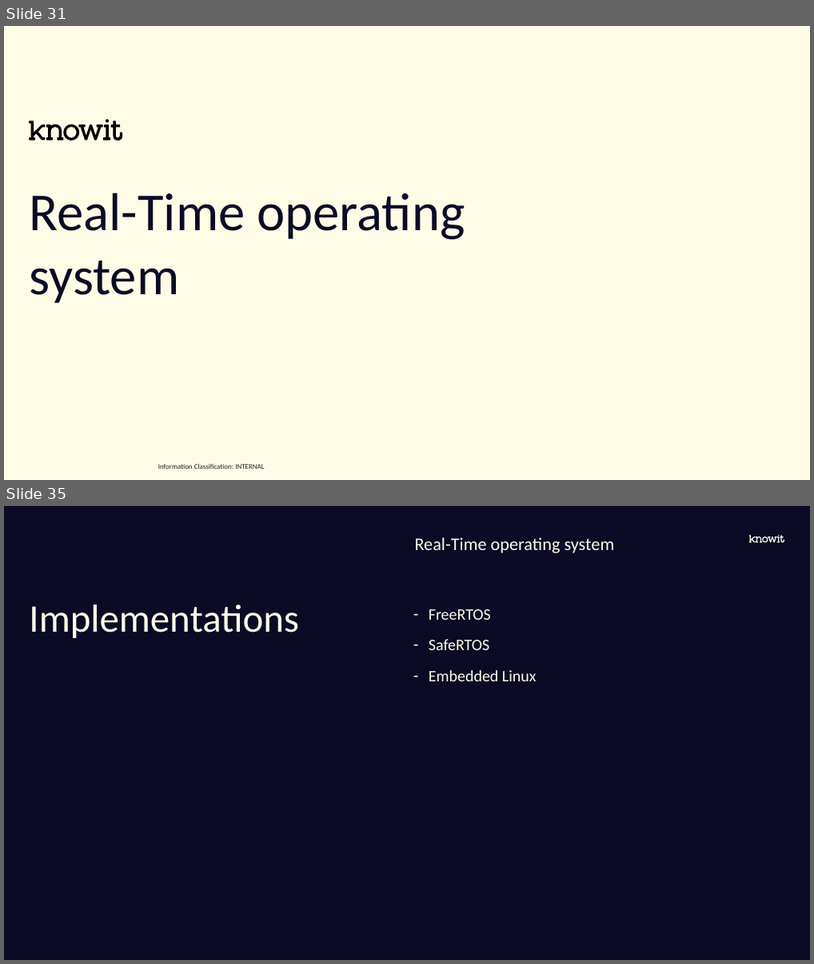
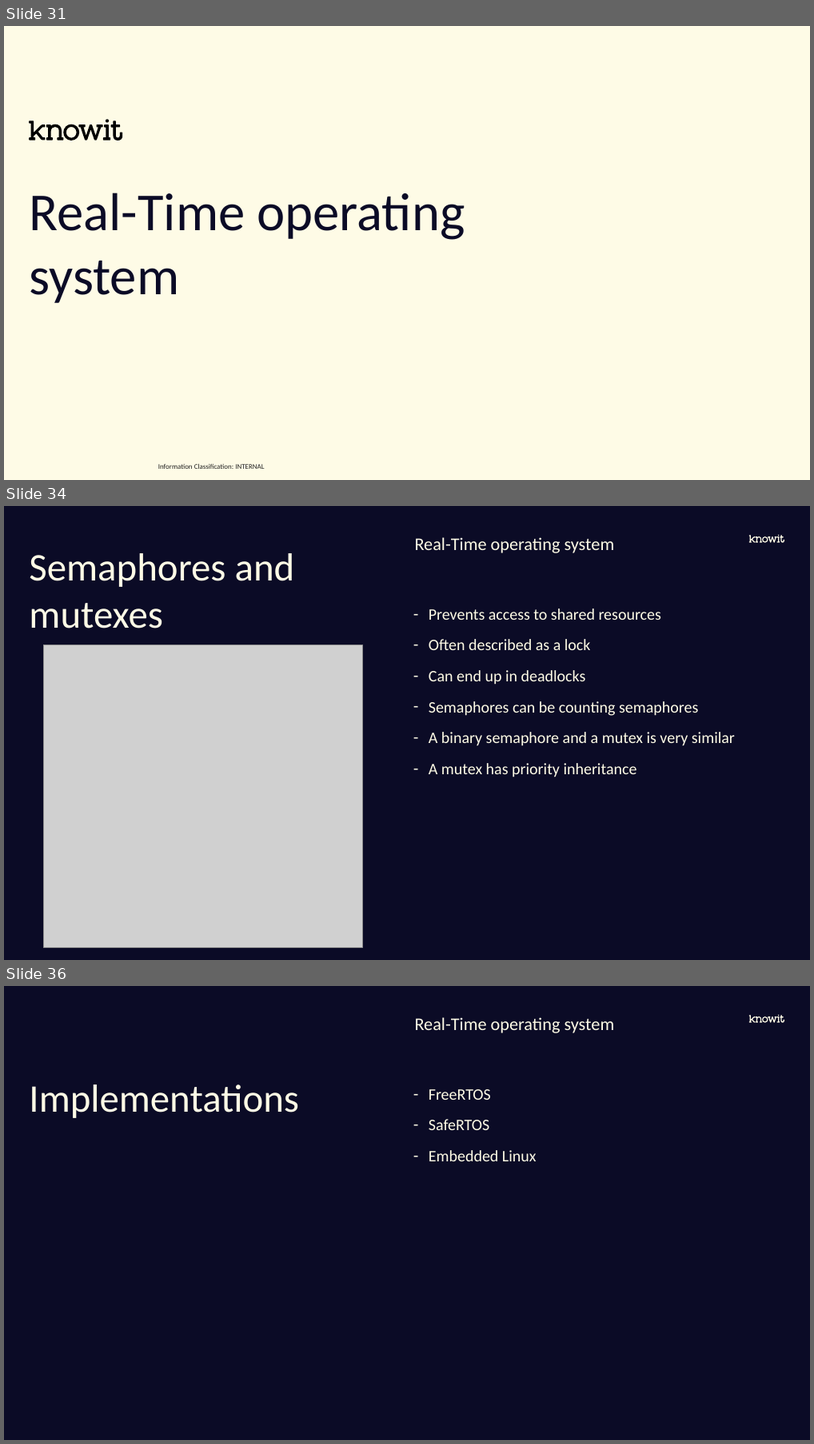
Before and after one commit to joelstr/knowit-embedded-academy, a slide deck: Introduction/Embedded academy - Intro.pptx. Shown one above the other, each under a label of ours: slides 31 and 35 before the commit, slides 31, 34 and 36 after it; the slides between them are not shown. The pictures are 814x964 and 814x1444 pixels, drawn with LibreOffice and Linux fonts; fonts in the diff are those of the drawing; grey boxes stand for pictures; background and template pictures are left out. Boxes give left, top, right and bottom in pixels: in the first picture for what was removed or moved away, otherwise in the second. Text is boxed around its words. In the diff, an @@ line names an element or a change of style, - is before the commit and + after.

```diff
--- a/Introduction/Embedded academy - Intro.pptx
+++ b/Introduction/Embedded academy - Intro.pptx
@@ slide 34 added at <box>4,506,810,960</box>, background #0B0B26; not listed: 1 template element that a slide beside it also shows @@
@@ title added at <box>29,553,295,628</box>, 44 pt, text #FEFBE6 @@
+Semaphores and mutexes
@@ text added at <box>415,537,615,553</box>, 20 pt, text #FEFBE6 @@
+Real-Time operating system
@@ text added at <box>429,608,735,777</box>, 18 pt, text #FEFBE6 @@
+– Prevents access to shared resources
+– Often described as a lock
+– Can end up in deadlocks
+– Semaphores can be counting semaphores
+– A binary semaphore and a mutex is very similar
+– A mutex has priority inheritance
@@ picture added at <box>44,645,362,947</box> @@
@@ what was slide 35 is now slide 36 @@
```
Also in this commit, not shown: 3 slides changed, 2 other slides added, 1 slide removed.
